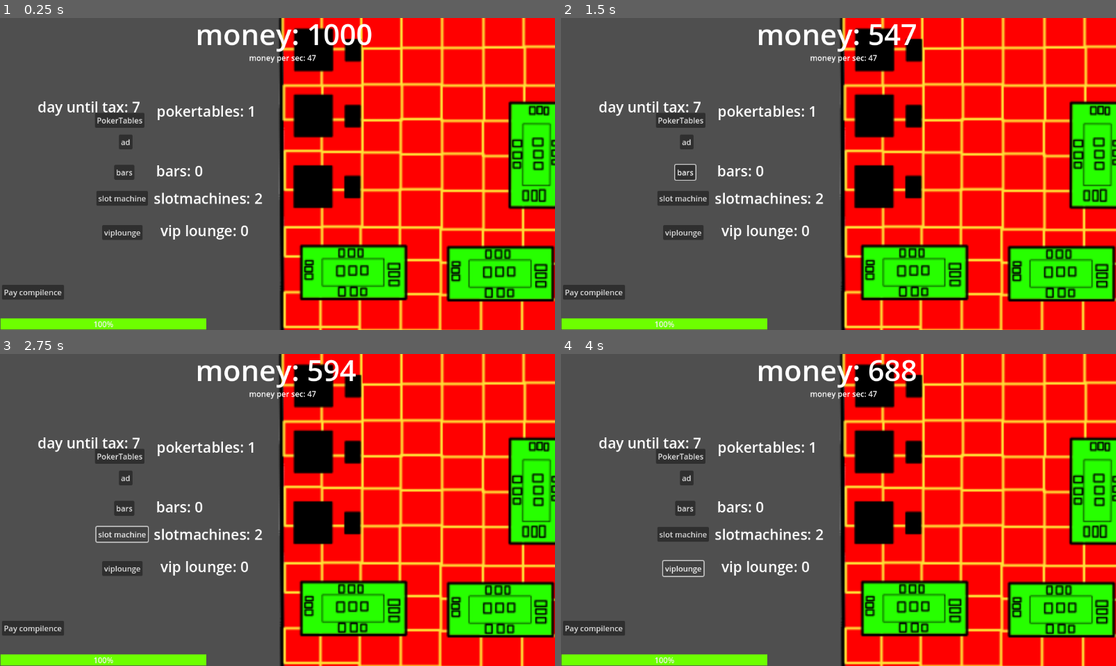
Above: before the commit, frames 1-4 (two rows, left to right).
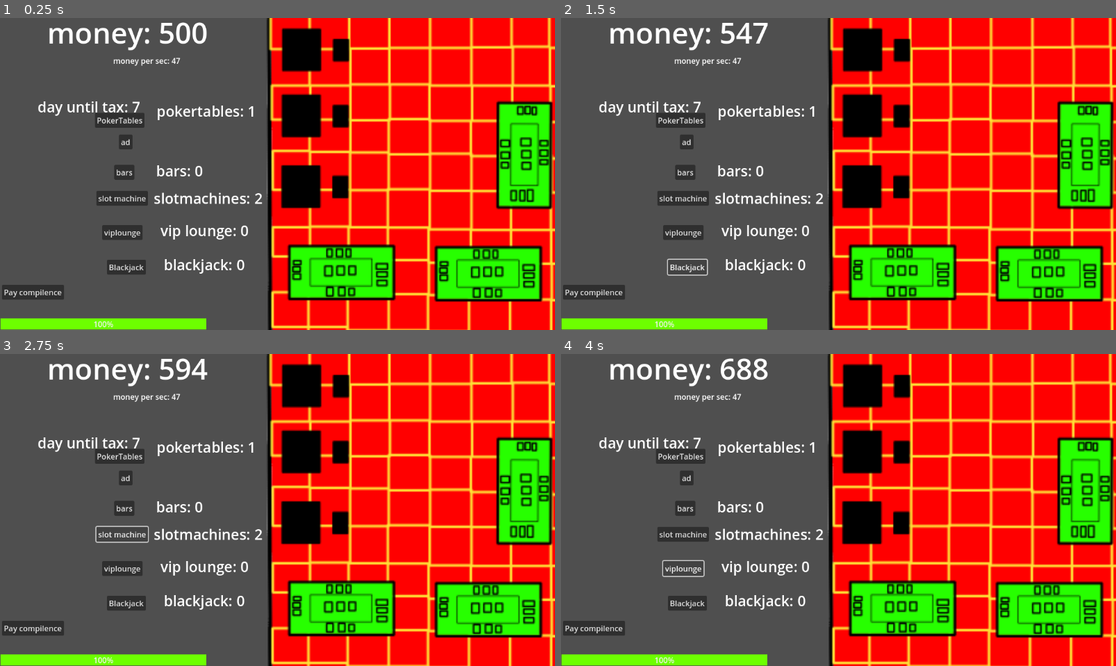
Above: after the commit, the same moments.

Repository: newdevtoo/you-are-the-casino
Game: Godot game, scene res://scenes/playing/playing.tscn
Two runs of this game, one before a commit and one after it. Both use one fixed random seed, a clock stepped at 60 frames per second and the inputs below. The project has no main scene, so this scene is started directly.
Inputs (mouse positions are in pixels of both pictures, inside the frame that each line leads up to):
- Up to frame 1 (0.25 s): no input
- Up to frame 2 (1.5 s): click "bars" at 0.5 s; click (688, 267) at 1.25 s, where only the run after the commit has a clickable "Blackjack"
- Up to frame 3 (2.75 s): click "slot machine" at 2 s
- Up to frame 4 (4 s): click "PokerTables" at 2.75 s; click "viplounge" at 3.5 s

The runs differ from the first frame. In frame 1, 21% of the frame differs, in the area x 8-100%, y 0-100%; in frame 2, 21%; in frame 3, 21%; in frame 4, 21%.

Commit message:
added blackjack

Diff:
--- a/you-are-the-casino/scenes/playing/playing.gd
+++ b/you-are-the-casino/scenes/playing/playing.gd
@@ -21,6 +21,7 @@
 @onready var choice_2: Button = $"event show/choice2"
 @onready var notilabel: Label = $notifications/notilabel
 @onready var notitimer: Timer = $timers/notitimer
+@onready var blackjack: Label = $labels/blackjack
 
 
 func _process(delta: float) -> void:
@@ -31,6 +32,7 @@
 	viplounge.text = "vip lounge: " + str(Gamemanager.vip)
 	license.value = Gamemanager.license
 	day.text = "day until tax: " + str(Gamemanager.day_until_tax)
+	blackjack.text = "blackjack: " + str(Gamemanager.blackjack)
 	if Gamemanager.license < 1:
 		print("license " + str(Gamemanager.license))
 		hide()
@@ -72,6 +74,15 @@
 		Gamemanager.bar +=1
 		Gamemanager.income_multiplier += 3
 		Gamemanager.total_buildings += 1
+		label.text = "money: " + str(Gamemanager.money)
+
+func _on_dealer_pressed() -> void:#blacjack
+	if Gamemanager.money > 19999:
+		Gamemanager.money -= 20000
+		Gamemanager.running_costs_per_second += 30
+		Gamemanager.income_per_second += 150
+		Gamemanager.total_buildings += 1
+		Gamemanager.blackjack += 1
 		label.text = "money: " + str(Gamemanager.money)
 
 func _on_viplounge_pressed() -> void:
--- a/you-are-the-casino/scenes/playing/playing.tscn
+++ b/you-are-the-casino/scenes/playing/playing.tscn
@@ -16,7 +16,7 @@
 
 [node name="backround" type="Sprite2D" parent="."]
 z_index = -100
-position = Vector2(596, 330)
+position = Vector2(571, 330)
 scale = Vector2(2.525, 2.525)
 texture = ExtResource("2_f1fto")
 
@@ -26,12 +26,19 @@
 [node name="labels" type="Node2D" parent="."]
 
 [node name="moneylab" type="Label" parent="labels"]
-offset_left = 406.0
-offset_top = -9.0
-offset_right = 774.0
-offset_bottom = 74.0
+offset_left = 98.0
+offset_top = -12.0
+offset_right = 466.0
+offset_bottom = 71.0
 theme_override_font_sizes/font_size = 60
-text = "money: 1000"
+text = "money: 500"
+
+[node name="moneypersec" type="Label" parent="labels"]
+offset_left = 235.0
+offset_top = 77.0
+offset_right = 352.0
+offset_bottom = 100.0
+text = "money per sec:"
 
 [node name="slotsmac" type="Label" parent="labels"]
 offset_left = 319.0
@@ -57,13 +64,6 @@
 theme_override_font_sizes/font_size = 30
 text = "day until tax: 0"
 
-[node name="moneypersec" type="Label" parent="labels"]
-offset_left = 517.0
-offset_top = 71.0
-offset_right = 557.0
-offset_bottom = 94.0
-text = "money per sec:"
-
 [node name="bar" type="Label" parent="labels"]
 offset_left = 324.0
 offset_top = 296.0
@@ -79,6 +79,14 @@
 offset_bottom = 462.0
 theme_override_font_sizes/font_size = 30
 text = "viplounge:0"
+
+[node name="blackjack" type="Label" parent="labels"]
+offset_left = 340.0
+offset_top = 491.0
+offset_right = 465.0
+offset_bottom = 533.0
+theme_override_font_sizes/font_size = 30
+text = "blackjack: 0"
 
 [node name="timers" type="Node2D" parent="."]
 
@@ -159,6 +167,13 @@
 offset_right = 133.0
 offset_bottom = 585.0
 text = "Pay compilence"
+
+[node name="blackjack" type="Button" parent="buttons"]
+offset_left = 222.0
+offset_top = 502.0
+offset_right = 280.0
+offset_bottom = 533.0
+text = "Blackjack"
 
 [node name="Button" type="Node2D" parent="."]
 position = Vector2(603, 246)
@@ -243,5 +258,6 @@
 [connection signal="pressed" from="buttons/viplounge" to="." method="_on_viplounge_pressed"]
 [connection signal="pressed" from="buttons/ad" to="." method="_on_ad_pressed"]
 [connection signal="pressed" from="buttons/paycompilence" to="." method="_on_paycompilence_pressed"]
+[connection signal="pressed" from="buttons/blackjack" to="." method="_on_dealer_pressed"]
 [connection signal="pressed" from="event show/choice1" to="." method="_on_choice_1_pressed"]
 [connection signal="pressed" from="event show/choice2" to="." method="_on_choice_2_pressed"]
--- a/you-are-the-casino/script/managers/gamemanager.gd
+++ b/you-are-the-casino/script/managers/gamemanager.gd
@@ -21,6 +21,7 @@
 var poker_tables: int = 1
 var bar: int = 0
 var vip: int = 0
+var blackjack: int = 0
 
 # Time
 var current_day: int = 1
